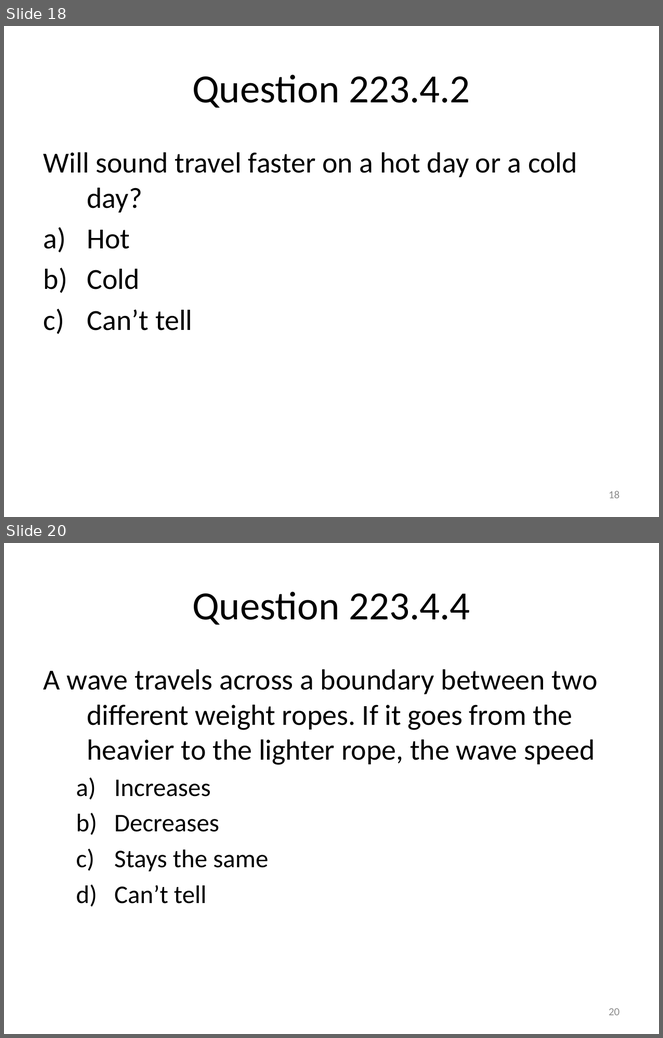
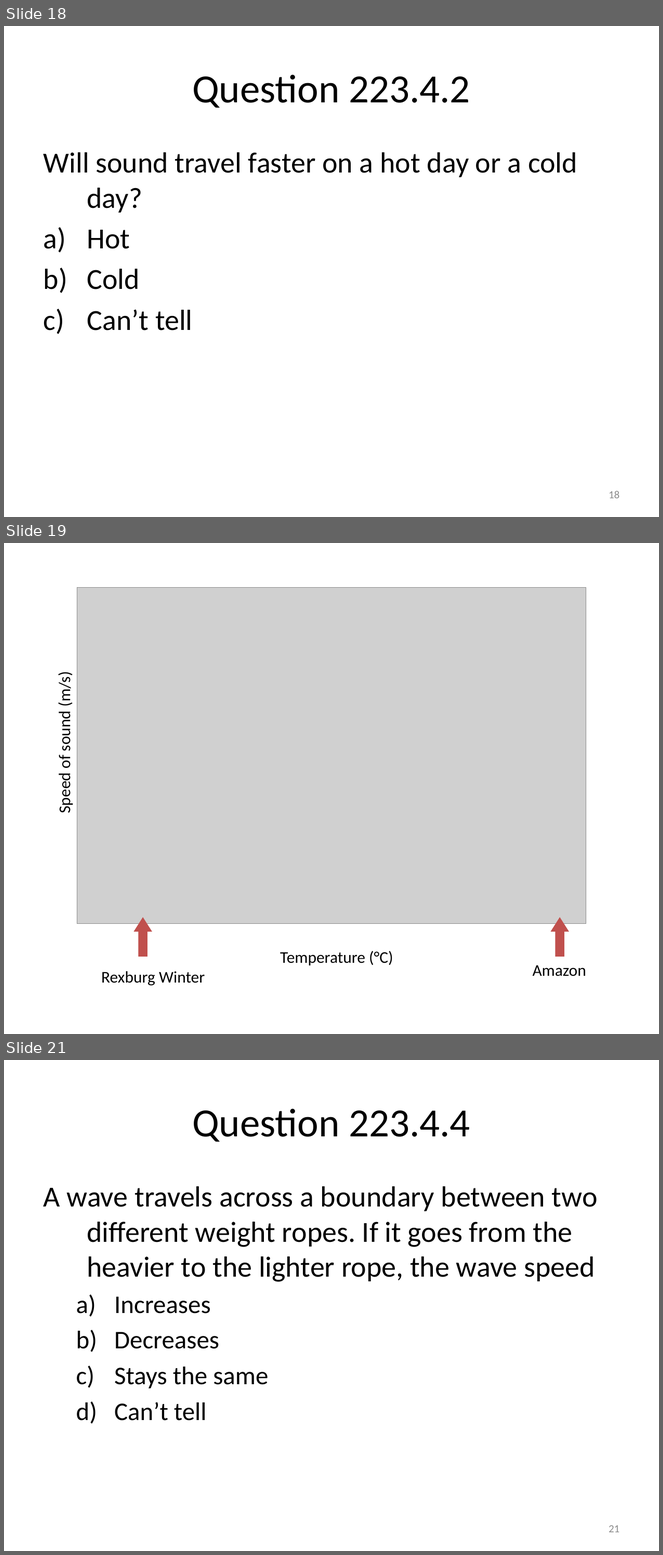
Before and after one commit to rtlines/PH223-Engineering-Physics, a slide deck: Slides/PH223_Lecture_04.pptx. Shown one above the other, each under a label of ours: slides 18 and 20 before the commit, slides 18, 19 and 21 after it; the slides between them are not shown. The pictures are 663x1038 and 663x1555 pixels, drawn with LibreOffice and Linux fonts; fonts in the diff are those of the drawing; grey boxes stand for pictures. Boxes give left, top, right and bottom in pixels: in the first picture for what was removed or moved away, otherwise in the second. Text is boxed around its words. In the diff, an @@ line names an element or a change of style, - is before the commit and + after.

```diff
--- a/Slides/PH223_Lecture_04.pptx
+++ b/Slides/PH223_Lecture_04.pptx
@@ slide 19 added at (4,543,659,1034), background #FFFFFF @@
@@ picture added at (77,588,586,924) @@
@@ text added at (54,675,74,813), 18 pt, text #000000 @@
+Speed of sound (m/s)
@@ down arrow added at (133,918,152,957), fill #C0504D @@
@@ down arrow added at (551,918,569,957), fill #C0504D @@
@@ text added at (280,951,393,966), 18 pt, text #000000 @@
+Temperature (°C)
@@ text added at (101,971,205,986), 18 pt, text #000000 @@
+Rexburg Winter
@@ text added at (533,965,586,977), 18 pt, text #000000 @@
+Amazon
@@ what was slide 20 is now slide 21 @@
@@ page number at (609,1525,620,1533): text changed @@
-20
+21
```
Also in this commit, not shown: 1 slide changed, 10 other files.
